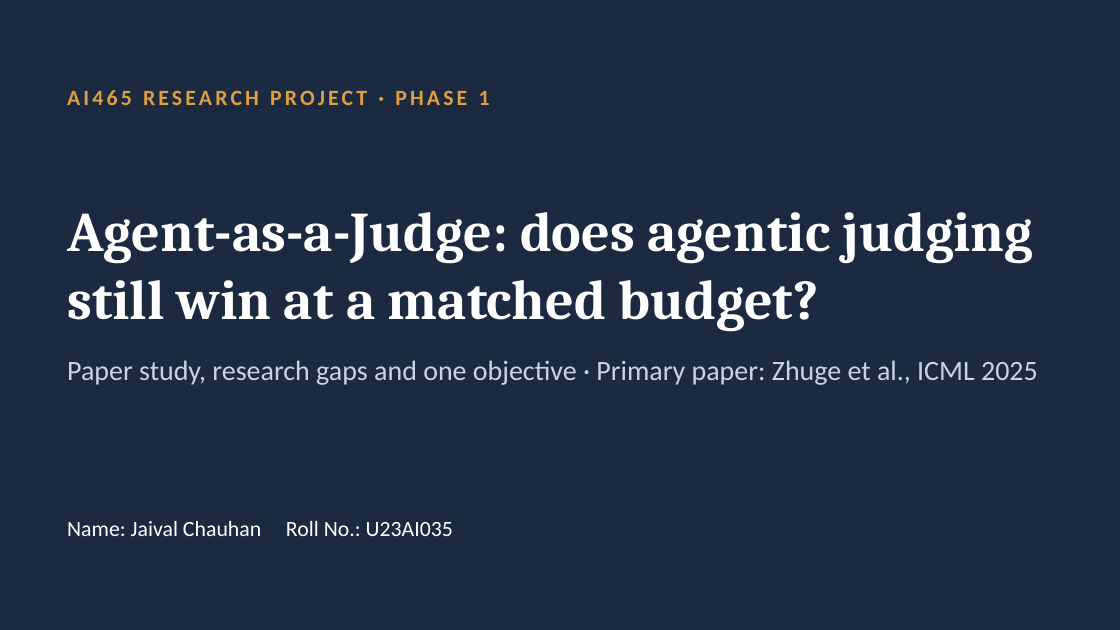
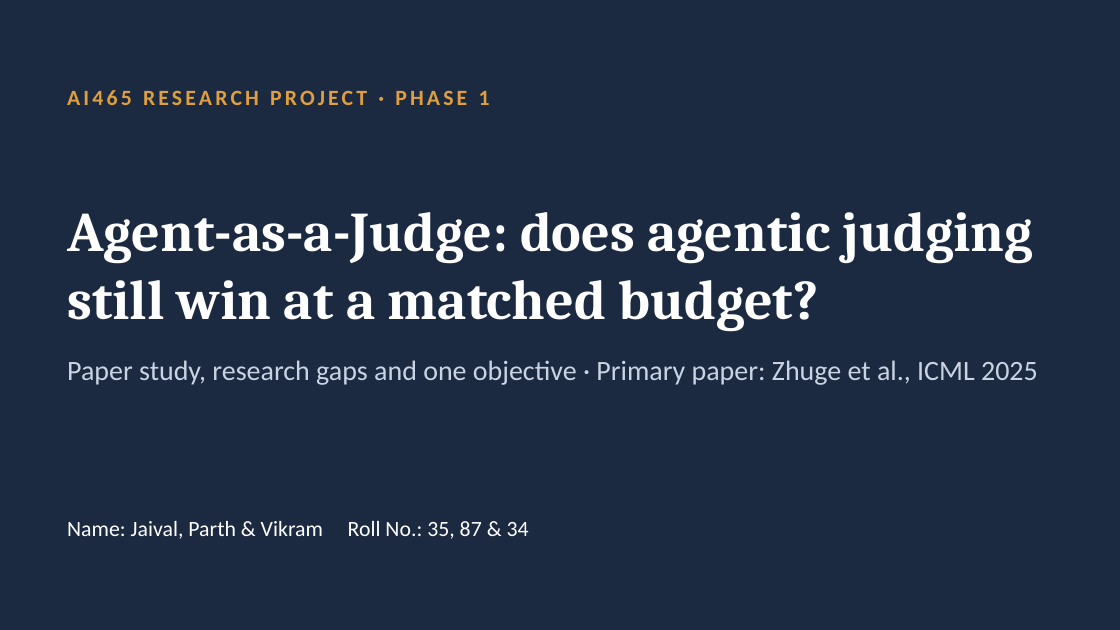
Before and after one commit to Jaival111/AgenticAI-Lab, a slide deck: slide 1 of Research/Phase 1/RP1_U23AI035_slides.pptx. Drawn at 1120x630 pixels with LibreOffice and Linux fonts; fonts in the diff are those of the drawing. Boxes give left, top, right and bottom in pixels: in the first picture for what was removed or moved away, otherwise in the second. Text is boxed around its words. In the diff, an @@ line names an element or a change of style, - is before the commit and + after.

```diff
--- a/Research/Phase 1/RP1_U23AI035_slides.pptx
+++ b/Research/Phase 1/RP1_U23AI035_slides.pptx
@@ text at (67,521,529,539): text changed @@
-Name: Jaival Chauhan Roll No.: U23AI035
+Name: Jaival, Parth & Vikram Roll No.: 35, 87 & 34
```
Also in this commit, not shown: 1 other slide changed, 6 other files.
